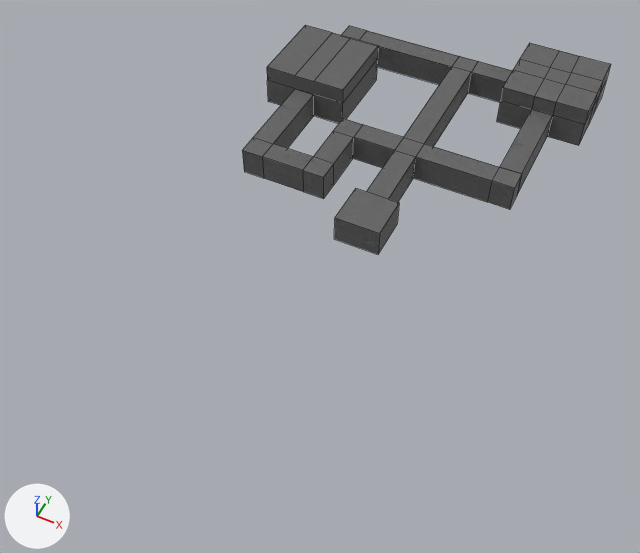
A saved change to the Blender file blender_models/maze.blend.
Both versions are drawn from a 50 mm camera at (20.2, -49.0, 53.4) aimed at (-2.3, -4.2, -2.6). Every picture has the same lights, and +X, +Y and +Z are marked at lower left. Mesh edges are drawn as thin lines.

Script lines for the objects in view, before the commit:
```python
me_cube = bpy.data.meshes.new('Cube')
me_cube.from_pydata(...)  # 144 vertices, 135 faces; spans x -16.0..13.0, y -2.0..27.0, z 0.0..4.0
me_cube.materials.append(mat_tesxt)
ob_cube = bpy.data.objects.new('Cube', me_cube)
ob_cube.location = (0.0, 0.0, 0.0)
```
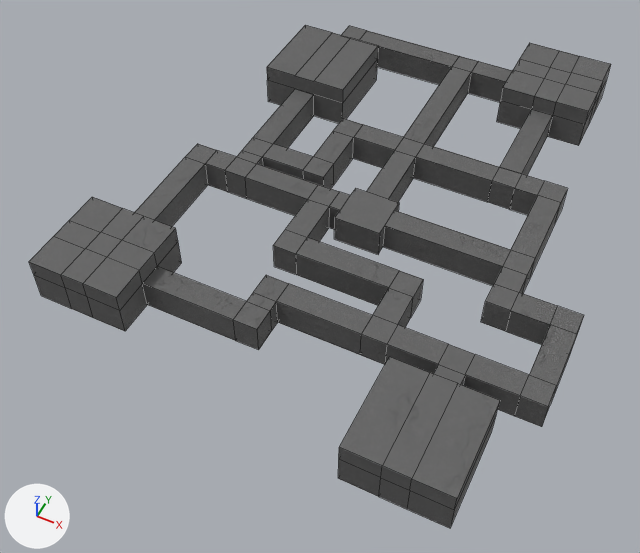
Boxes (x1, y1, x2, y2) around the edits, measured in the pictures (640 x 553 px):
'Cube', reshaped (58% wider, 119% taller): before (242, 25, 611, 254); after (29, 25, 611, 528)
part 1 of me_cube, added: after (29, 144, 584, 528)

Patch to the scene script:
```diff
--- a/blender_models/maze.blend.py
+++ b/blender_models/maze.blend.py
@@ me_cube @@
 # used by ob_cube; location = (0.0, 0.0, 0.0)
-me_cube.from_pydata(...)  # 144 vertices, 135 faces; spans x -16.0..13.0, y -2.0..27.0, z 0.0..4.0
+me_cube.from_pydata(...)  # 332 vertices, 327 faces; spans x -20.0..19.0, y -22.0..27.0, z 0.0..4.0
+# me_cube part 1: 188 vertices added at x -20.0..19.0, y -22.0..10.0, z 0.0..4.0
 me_cube.materials.append(mat_tesxt)
```
